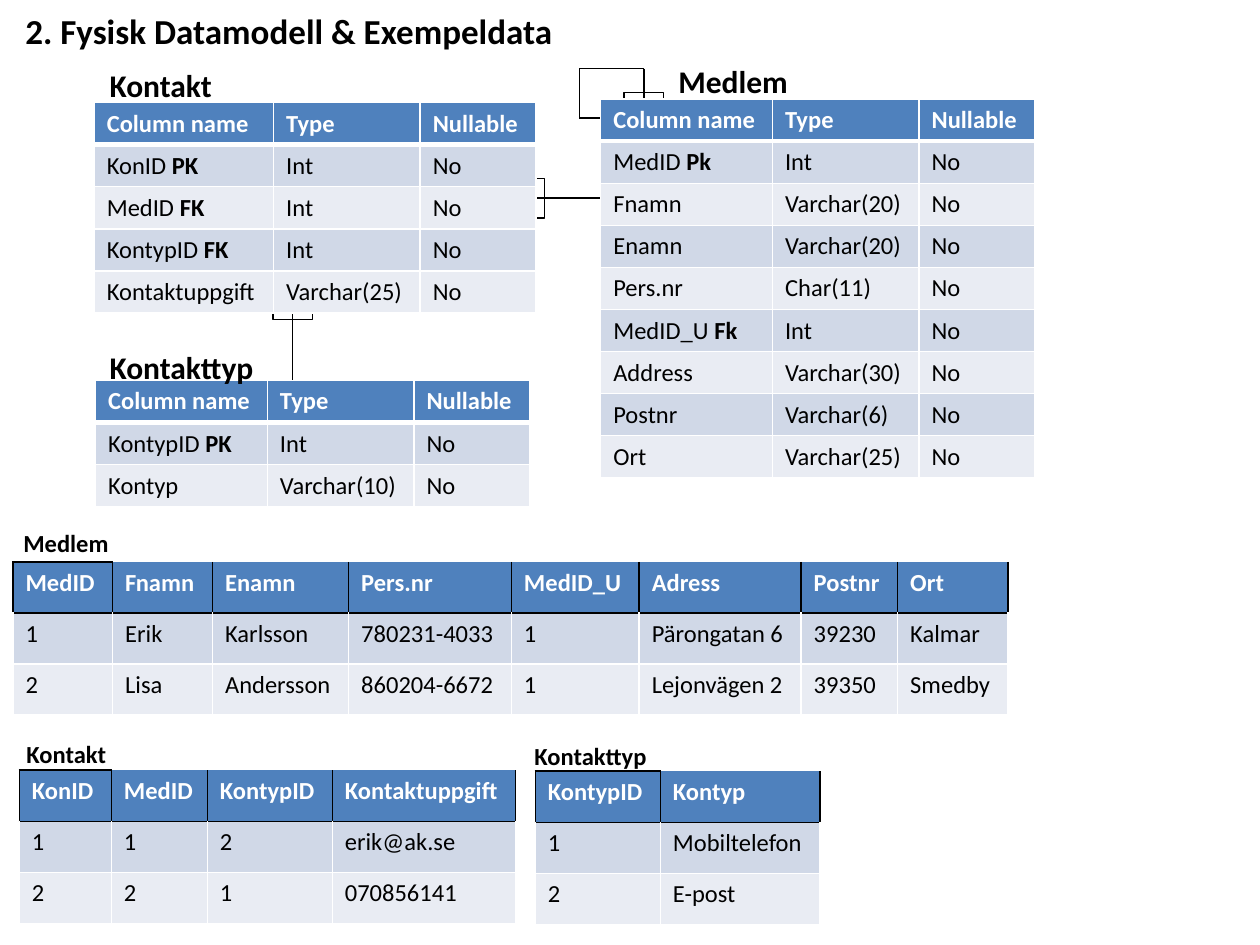
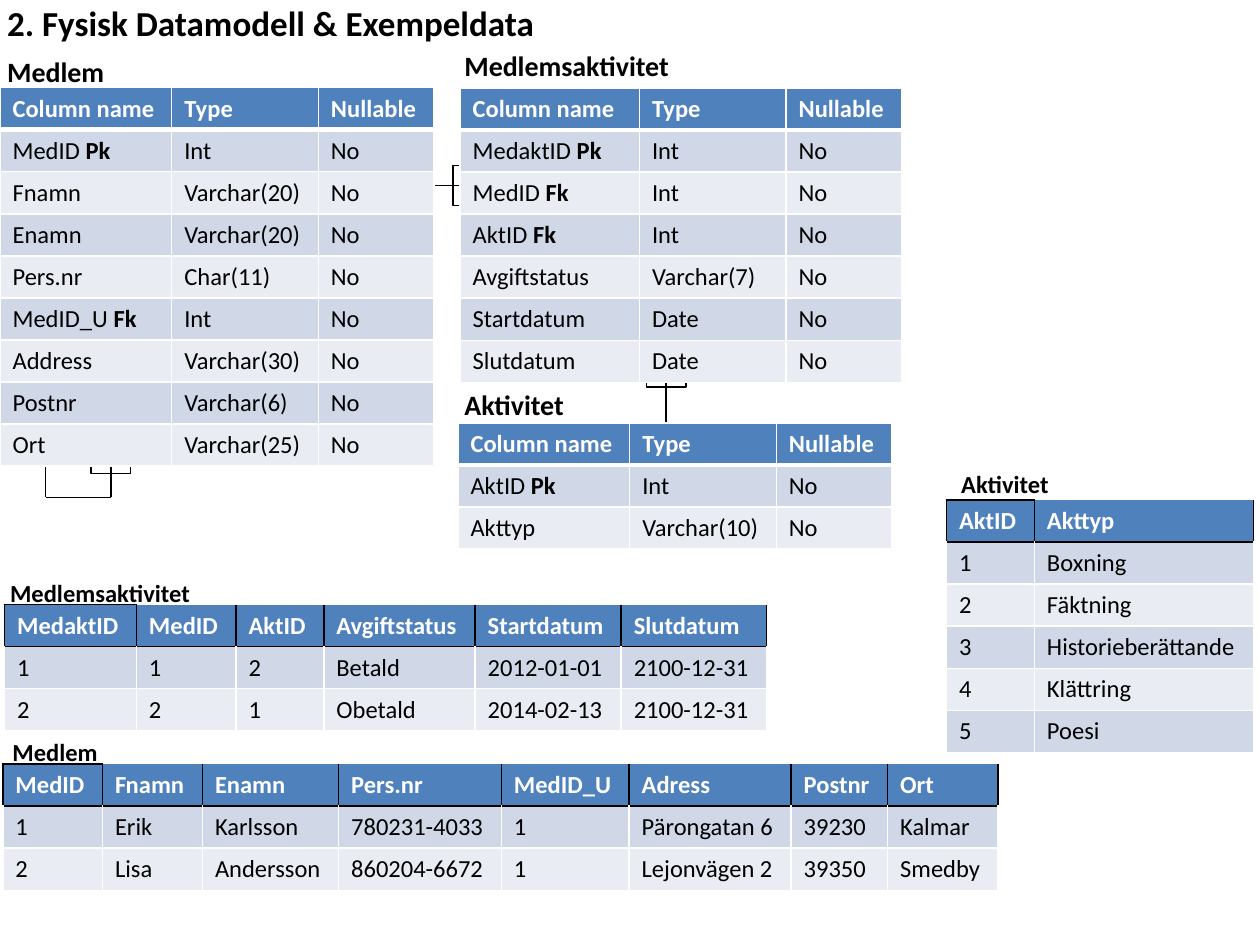
Before and after one commit to ed222an/vt14-3-1-individuellt-arbete, a slide deck: slide 3 of Dokumentation/Bilder & powerpoints/Idébeskrivning.pptx. Drawn at 1260x945 pixels with LibreOffice and Linux fonts; fonts in the diff are those of the drawing. Boxes give left, top, right and bottom in pixels: in the first picture for what was removed or moved away, otherwise in the second. Text is boxed around its words. In the diff, an @@ line names an element or a change of style, - is before the commit and + after.

```diff
--- a/Dokumentation/Bilder & powerpoints/Idébeskrivning.pptx
+++ b/Dokumentation/Bilder & powerpoints/Idébeskrivning.pptx
@@ text "2. Fysisk Datamodell & Exempeldata": place and size @@
-text "2. Fysisk Datamodell & Exempeldata" at (25, 19, 552, 50)
+text "2. Fysisk Datamodell & Exempeldata" at (7, 11, 534, 42)
@@ text "Medlem": place and size @@
-text "Medlem" at (678, 71, 787, 101)
+text "Medlem" at (7, 62, 104, 89)
@@ text "Medlem" at (7, 62, 104, 89): size 18 to 16 pt @@
@@ text added at (464, 56, 668, 77), 16 pt, text #000000, bold @@
+Medlemsaktivitet
@@ table: place and size @@
-table at (601, 100, 1034, 478)
+table at (0, 88, 433, 466)
@@ text removed at (110, 75, 212, 105) @@
-Kontakt
@@ table at (460, 88, 901, 382) @@
-row 2: KonID PK | Int | No
-row 3: MedID FK | Int | No
-row 4: KontypID FK | Int | No
-row 5: Kontaktuppgift | Varchar(25) | No
+row 2: MedaktID Pk | Int | No
+row 3: MedID Fk | Int | No
+row 4: AktID Fk | Int | No
+row 5: Avgiftstatus | Varchar(7) | No
+row 6: Startdatum | Date | No
+row 7: Slutdatum | Date | No
@@ table: place and size @@
-table at (94, 102, 536, 312)
+table at (460, 88, 901, 382)
@@ rectangle at (309, 166, 318, 207): rotation 270 to 0 degrees @@
@@ rectangle at (454, 166, 462, 207): rotation 180 to 0 degrees @@
@@ line moved from (292, 393) - (292, 310) to (218, 185) - (318, 185) @@
@@ line moved from (622, 118) - (580, 118) to (428, 185) - (462, 185) @@
@@ text removed at (110, 357, 254, 387) @@
-Kontakttyp
@@ rectangle added at (646, 379, 686, 387), outline #000000 0.75 pt @@
@@ line moved from (653, 198) - (536, 198) to (667, 495) - (667, 378) @@
@@ text added at (464, 395, 563, 416), 16 pt, text #000000, bold @@
+Aktivitet
@@ line moved from (580, 69) - (580, 118) to (45, 447) - (45, 496) @@
@@ table at (457, 423, 891, 549) @@
-row 2, column 1: KontypID PK
+row 2, column 1: AktID Pk
-row 3, column 1: Kontyp
+row 3, column 1: Akttyp
@@ table: place and size @@
-table at (96, 381, 529, 507)
+table at (457, 423, 891, 549)
@@ rectangle at (91, 464, 131, 474): rotation 90 to 270 degrees @@
@@ line moved from (644, 69) - (644, 102) to (111, 498) - (111, 464) @@
@@ text added at (961, 475, 1048, 494), 14 pt, text #000000, bold @@
+Aktivitet
@@ line moved from (644, 69) - (580, 69) to (111, 498) - (47, 498) @@
@@ table at (946, 500, 1254, 752) @@
-row 1: KontypID | Kontyp
-row 2: 1 | Mobiltelefon
-row 3: 2 | E-post
+row 1: AktID | Akttyp
+row 2: 1 | Boxning
+row 3: 2 | Fäktning
+row 4: 3 | Historieberättande
+row 5: 4 | Klättring
+row 6: 5 | Poesi
@@ table: place and size @@
-table at (536, 771, 820, 925)
+table at (946, 500, 1254, 752)
@@ text at (10, 585, 190, 608): text changed @@
-Kontakt
+Medlemsaktivitet
@@ table at (5, 605, 767, 731) @@
-column 1, row 1: KonID
+column 1, row 1: MedaktID
-column 3: KontypID | 2 | 1
-column 4: Kontaktuppgift | erik@ak.se | 070856141
+column 3: AktID | 2 | 1
+column 4: Avgiftstatus | Betald | Obetald
+column 5: Startdatum | 2012-01-01 | 2014-02-13
+column 6: Slutdatum | 2100-12-31 | 2100-12-31
@@ table: place and size @@
-table at (19, 770, 515, 924)
+table at (5, 605, 767, 731)
@@ text "Medlem" rewrapped from (23, 534, 108, 553) to (12, 744, 97, 767) @@
@@ text removed at (534, 747, 646, 771) @@
-Kontakttyp
@@ table: place and size @@
-table at (13, 562, 1008, 716)
+table at (3, 764, 998, 890)
```
Also in this commit, not shown: 2 other slides changed, 3 other files.
